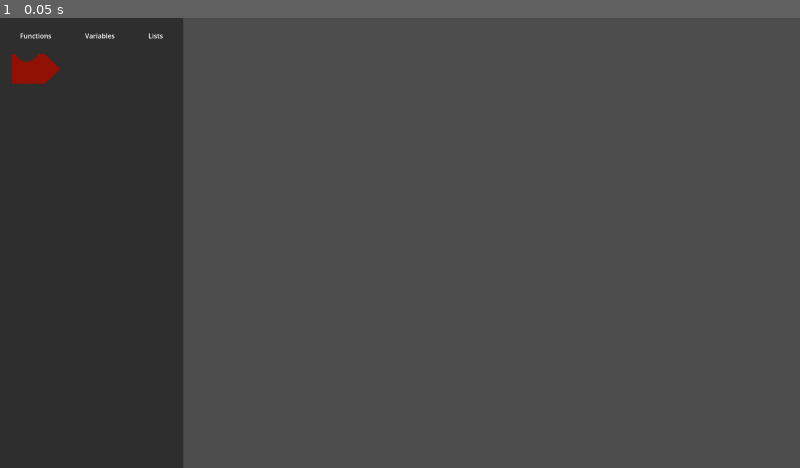
Above: before the commit, frame 1.
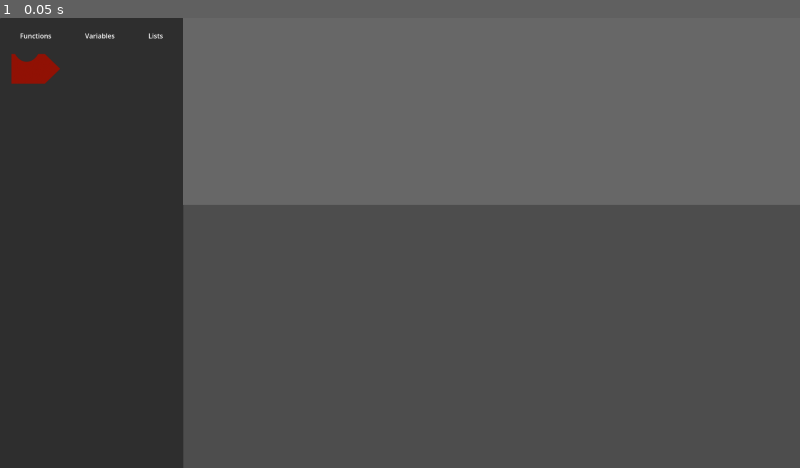
Above: after the commit, the same moment.

Repository: GianOM/Block-Battler
Game: Godot game, scene res://UI/Main_UI/Combat_UI.tscn
Two runs of this game, one before a commit and one after it. Both use one fixed random seed, a clock stepped at 60 frames per second and the inputs below.
Inputs:
- Up to frame 1 (0.05 s): no input

The runs differ from the first frame. In frame 1, 32% of the frame differs, in the area x 22-100%, y 0-42%.

Commit message:
Godot Version Update

Diff:
--- a/Globals/jogador.gd
+++ b/Globals/jogador.gd
@@ -6,3 +6,14 @@
 
 @warning_ignore("unused_signal")
 signal Left_Click_Released
+
+
+var current_Function_Dragging_Block: Function_Block = null
+
+
+func Set_Block_Dropable():
+	if current_Function_Dragging_Block != null:
+		current_Function_Dragging_Block.Set_Block_Dropable()
+func Set_Block_Dragging():
+	if current_Function_Dragging_Block != null:
+		current_Function_Dragging_Block.Set_Block_Dropable()
--- /dev/null
+++ b/UI/Main_UI/Block_Canvas__SCRIPT.gd
@@ -0,0 +1,15 @@
+extends Control
+
+
+
+
+
+func _on_Mouse_Entered_Canvas():
+
+	JOGADOR.Set_Block_Dropable()
+
+	pass
+
+
+func _on_Mouse_Leave_Canvas():
+	pass
--- a/UI/Main_UI/Combat_UI.tscn
+++ b/UI/Main_UI/Combat_UI.tscn
@@ -3,6 +3,10 @@
 [ext_resource type="Script" uid="uid://dnninu33w5f3x" path="res://UI/Main_UI/Combat_Input__SCRIPT.gd" id="1_1k6pa"]
 [ext_resource type="Texture2D" uid="uid://mvby122lvlaf" path="res://UI/Main_UI/Combat_UI_Assets/Function_Blocks_Icons/Attack_Block.png" id="1_j7h28"]
 [ext_resource type="Script" uid="uid://chs53ynq2ial5" path="res://UI/Main_UI/Function_Block__SCRIPT.gd" id="1_jtpx1"]
+[ext_resource type="Script" uid="uid://5yjik0p0rekt" path="res://UI/Main_UI/Block_Canvas__SCRIPT.gd" id="4_yeubn"]
+
+[sub_resource type="StyleBoxFlat" id="StyleBoxFlat_1k6pa"]
+bg_color = Color(0.4045111, 0.40451118, 0.40451103, 1)
 
 [node name="Combat_UI_Root" type="Control" unique_id=632087552]
 layout_mode = 3
@@ -101,7 +105,18 @@
 offset_right = -0.32006836
 offset_bottom = -0.480011
 mouse_filter = 2
+script = ExtResource("4_yeubn")
 metadata/_edit_use_anchors_ = true
+
+[node name="Panel" type="Panel" parent="Block_Canvas" unique_id=1580935855]
+layout_mode = 1
+anchors_preset = 15
+anchor_right = 1.0
+anchor_bottom = 1.0
+grow_horizontal = 2
+grow_vertical = 2
+mouse_filter = 2
+theme_override_styles/panel = SubResource("StyleBoxFlat_1k6pa")
 
 [connection signal="mouse_entered" from="Block_Lists/HBoxContainer/Functions_Title/VBoxContainer/Function_Block/FBlock_TEXTURE" to="Block_Lists/HBoxContainer/Functions_Title/VBoxContainer/Function_Block" method="_on_mouse_entered_area"]
 [connection signal="mouse_exited" from="Block_Lists/HBoxContainer/Functions_Title/VBoxContainer/Function_Block/FBlock_TEXTURE" to="Block_Lists/HBoxContainer/Functions_Title/VBoxContainer/Function_Block" method="_on_mouse_exited_area"]
--- a/UI/Main_UI/Function_Block__SCRIPT.gd
+++ b/UI/Main_UI/Function_Block__SCRIPT.gd
@@ -1,10 +1,11 @@
-extends Control
+class_name Function_Block extends Control
 
 enum Block_State{
 	AVAILABLE,
 	BLOCKED,
 	DRAGGABLE,
 	DRAGGING,
+	DROPABLE
 
 }
 
@@ -24,29 +25,45 @@
 
 
 func _physics_process(delta: float) -> void:
-	if current_state == Block_State.DRAGGING:
+	if (current_state == Block_State.DRAGGING) or (current_state == Block_State.DROPABLE):
 
 		#Centraliza e nao deixa sair da tela
 		f_block_texture.global_position = (get_global_mouse_position() - (size/2)).clamp(Vector2.ZERO, get_viewport().get_visible_rect().size - (size))
 
 
 
+func Set_Block_Dropable():
+	current_state = Block_State.DROPABLE
+
+
+
 func _on_Player_PRESSED_Left_Click():
 
-	if current_state == Block_State.DRAGGABLE:
+
+
+	if current_state == Block_State.DRAGGABLE and (JOGADOR.current_Function_Dragging_Block == null):
 		current_state = Block_State.DRAGGING
+
+		JOGADOR.current_Function_Dragging_Block = self
 
 		print("Mouse DRAGGING")
 
 func _on_Player_RELEASED_Left_Click():
 
 
+
+	JOGADOR.current_Function_Dragging_Block = null
+
 	if current_state == Block_State.DRAGGING:
+
+		current_state = Block_State.DRAGGABLE
+		f_block_texture.position = Vector2.ZERO
+
+
+	elif current_state == Block_State.DROPABLE:
+
 		current_state = Block_State.DRAGGABLE
 
-		f_block_texture.position = Vector2.ZERO
-
-		print("Mouse FINISHED DRAGGIN")
 
 
 func _on_mouse_entered_area():
Not shown, added: UI/Main_UI/Block_Canvas__SCRIPT.gd.uid
